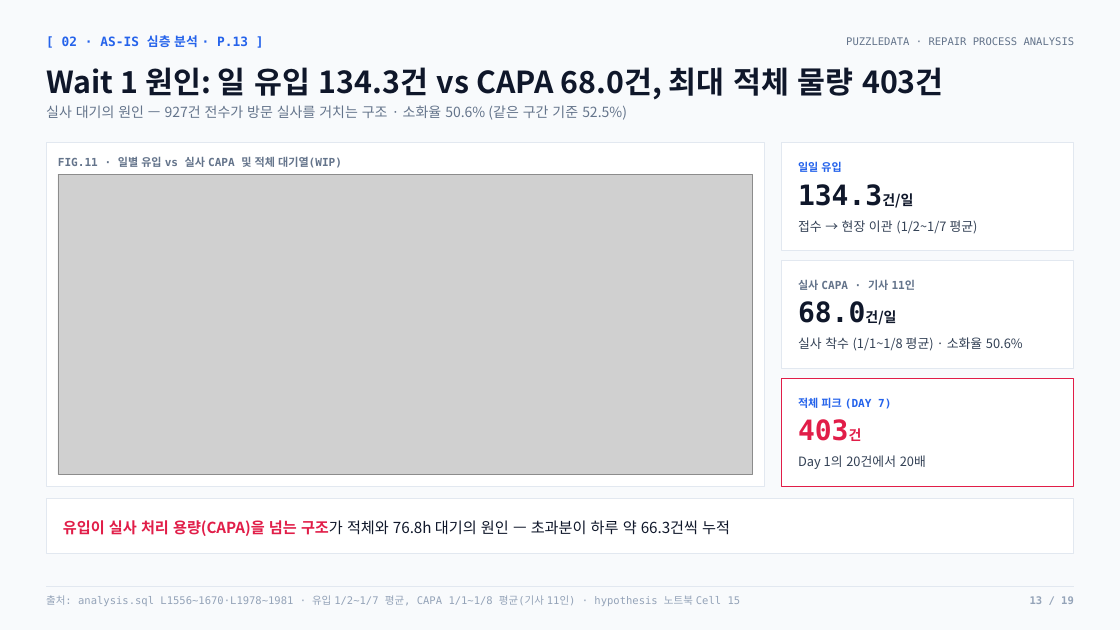
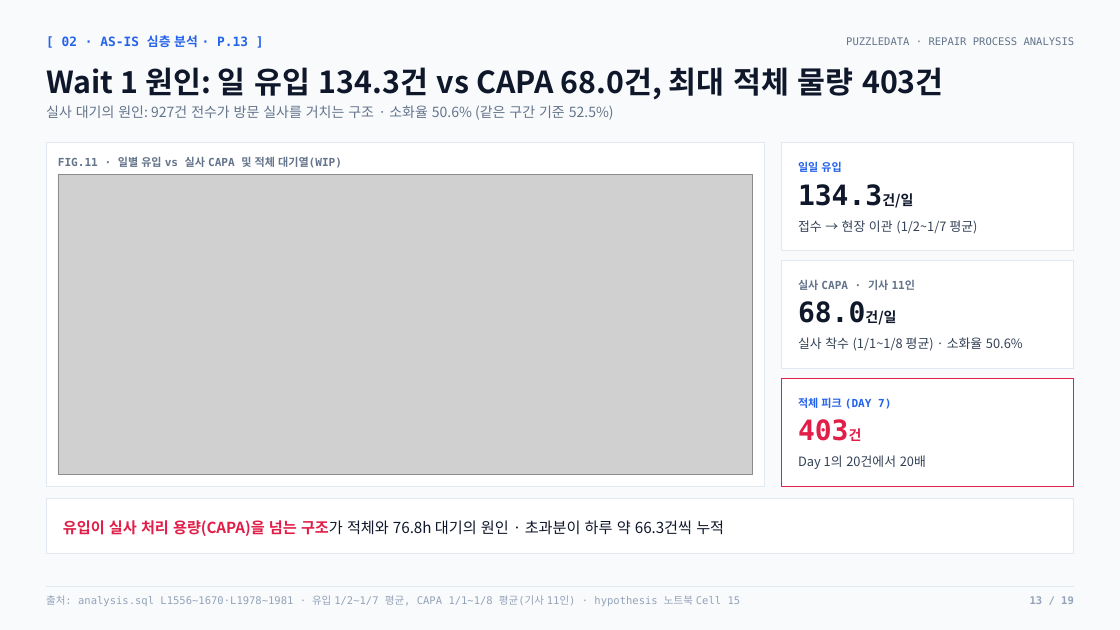
Before and after one commit to nus1245/puzzle_data, a slide deck: slide 13 of outputs/pptx/puzzledata_repair_report.pptx. Drawn at 1120x630 pixels with LibreOffice and Linux fonts; fonts in the diff are those of the drawing; grey boxes stand for pictures. Boxes give left, top, right and bottom in pixels: in the first picture for what was removed or moved away, otherwise in the second. Text is boxed around its words. In the diff, an @@ line names an element or a change of style, - is before the commit and + after.

```diff
--- a/outputs/pptx/puzzledata_repair_report.pptx
+++ b/outputs/pptx/puzzledata_repair_report.pptx
@@ text at bbox=[46, 105, 614, 120]: text changed @@
-실사 대기의 원인 — 927건 전수가 방문 실사를 거치는 구조 · 소화율 50.6% (같은 구간 기준 52.5%)
+실사 대기의 원인: 927건 전수가 방문 실사를 거치는 구조 · 소화율 50.6% (같은 구간 기준 52.5%)
@@ text at bbox=[63, 520, 724, 536]: text changed @@
-유입이 실사 처리 용량(CAPA)을 넘는 구조가 적체와 76.8h 대기의 원인 — 초과분이 하루 약 66.3건씩 누적
+유입이 실사 처리 용량(CAPA)을 넘는 구조가 적체와 76.8h 대기의 원인 · 초과분이 하루 약 66.3건씩 누적
```
Also in this commit, not shown: 6 other slides changed, 3 other files.
